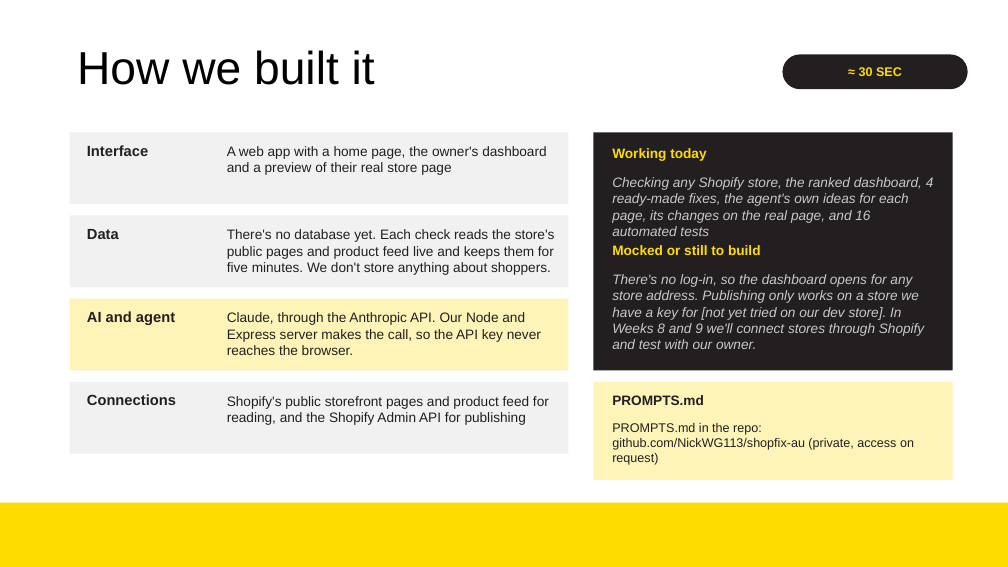
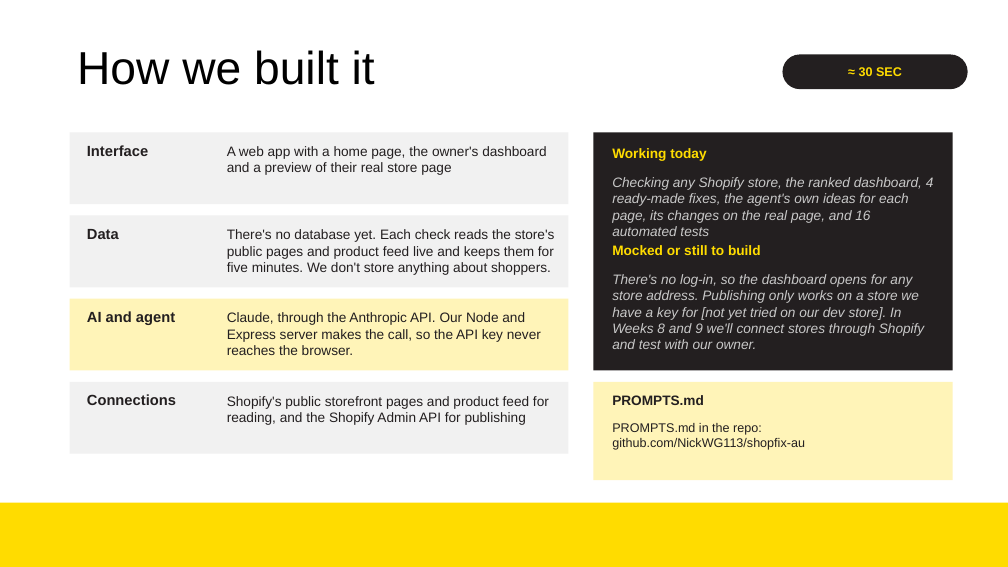
Before and after one commit to NickWG113/shopfix-au, a slide deck: slide 5 of docs/presentation/QuickLift-Week7-PoC.pptx. Drawn at 1008x567 pixels with LibreOffice and Linux fonts; fonts in the diff are those of the drawing; background and template pictures are left out. Boxes give left, top, right and bottom in pixels: in the first picture for what was removed or moved away, otherwise in the second. Text is boxed around its words. In the diff, an @@ line names an element or a change of style, - is before the commit and + after.

```diff
--- a/docs/presentation/QuickLift-Week7-PoC.pptx
+++ b/docs/presentation/QuickLift-Week7-PoC.pptx
@@ text at [612,423,805,450]: text changed @@
-PROMPTS.md in the repo: github.com/NickWG113/shopfix-au (private, access on request)
+PROMPTS.md in the repo: github.com/NickWG113/shopfix-au
```
